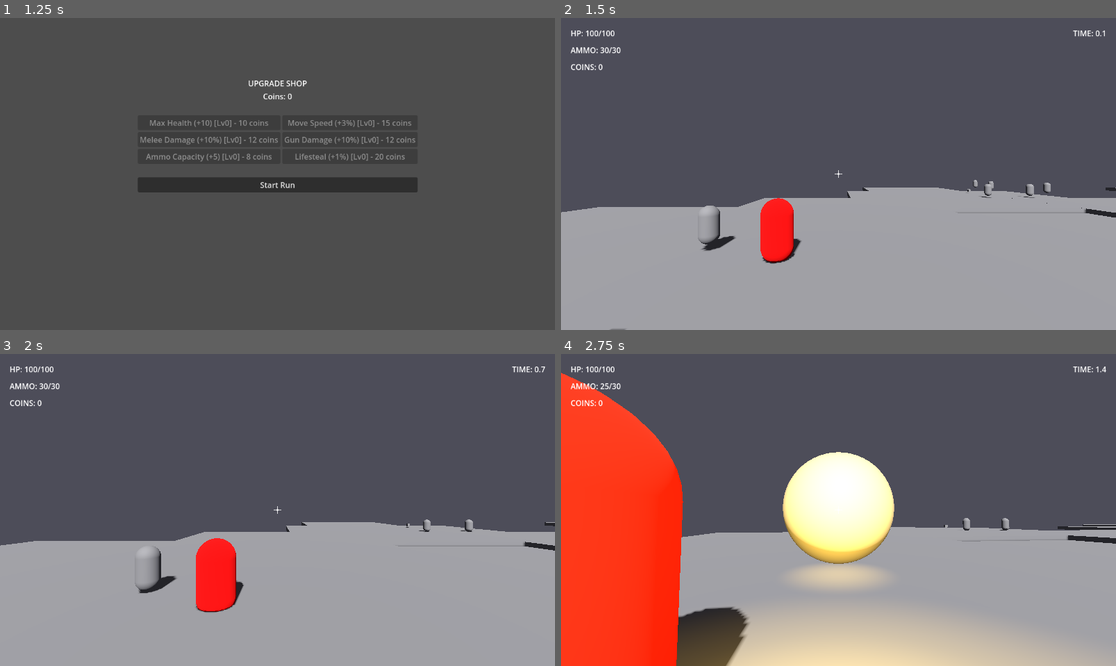
Above: before the commit, frames 1-4 (two rows, left to right).
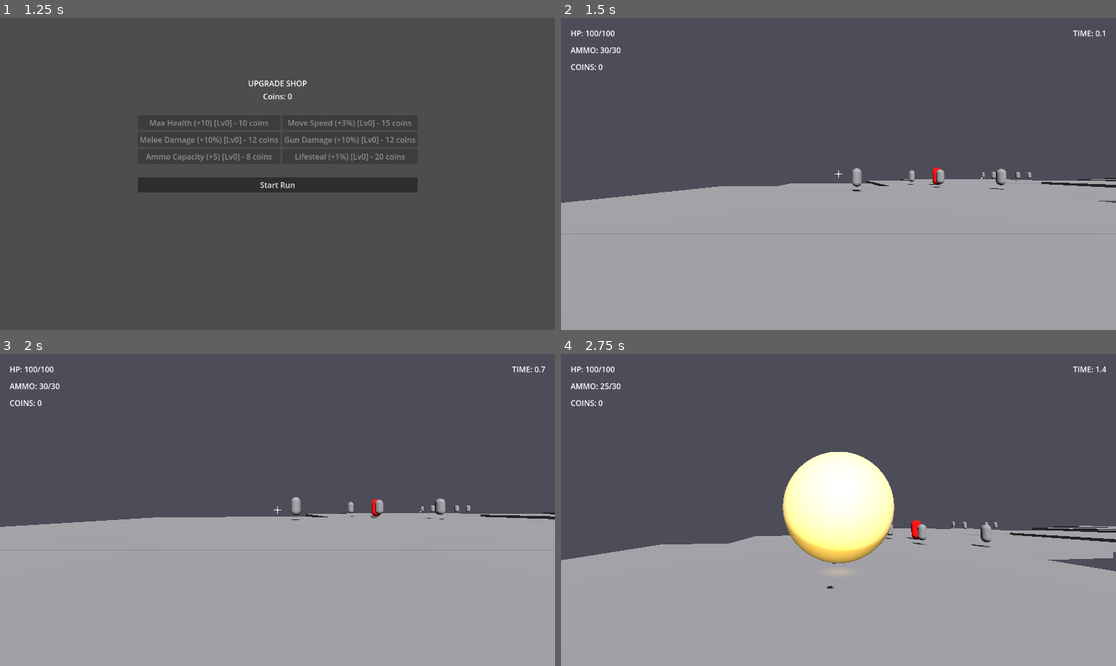
Above: after the commit, the same moments.

Repository: mandlj92/dungeonrunner
Game: Godot game, scene res://scenes/main.tscn
Two runs of this game, one before a commit and one after it. Both use one fixed random seed, a clock stepped at 60 frames per second and the inputs below.
Inputs (mouse positions are in pixels of both pictures, inside the frame that each line leads up to):
- Up to frame 1 (1.25 s): click "New Game" at 0.5 s
- Up to frame 2 (1.5 s): click "Start Run" at 1.25 s
- Up to frame 3 (2 s): no input
- Up to frame 4 (2.75 s): move the mouse to (866, 510) at 2.02 s; press the mouse at (866, 510) at 2.03 s; hold W (move_forward) from 2.03 s (still down); tap Space (jump) at 2.27 s

Frame 1 is identical in both runs. In frame 2, 6.0% of the frame differs, in the area x 0-100%, y 47-100%; in frame 3, 7.6%; in frame 4, 30%, in the area x 0-100%, y 6-100%.

Commit message:
modified:   .godot/editor/HUD.tscn-editstate-74b5c9848938f4eb9ebaf6fab3809318.cfg 	modified:   .godot/editor/Player.tscn-editstate-a4e9bb150591131ae307f440fab940ce.cfg 	modified:   .godot/editor/Room.tscn-editstate-51368421b5d53a73f3ecaf433e52895e.cfg 	modified:   .godot/editor/Room.tscn-folding-51368421b5d53a73f3ecaf433e52895e.cfg 	modified:   .godot/editor/create_recent.Node 	modified:   .godot/editor/editor_layout.cfg 	modified:   .godot/editor/enemy.tscn-editstate-d496fb4024c05fbba0fd73b9befafeea.cfg 	modified:   .godot/editor/main.tscn-editstate-3ad5c15c4f3250da0cc7c1af1770d85f.cfg 	modified:   .godot/editor/run.tscn-editstate-68f5887ca5e38652cc6e8a807e9d37fd.cfg 	modified:   .godot/editor/script_editor_cache.cfg 	modified:   .godot/editor/summary.tscn-editstate-1e0a4bb142fb60fdfb081ea4126d2d1f.cfg 	modified:   project.godot 	modified:   scenes/world/Room.tscn 	modified:   scripts/enemies/enemy.gd 	new file:   scripts/managers/attack_manager.gd 	new file:   scripts/world/room.gd 	modified:   scripts/world/run_controller.gd

Diff:
--- a/project.godot
+++ b/project.godot
@@ -18,6 +18,7 @@
 [autoload]
 
 GameState="*res://scripts/game_state.gd"
+AttackManager="*res://scripts/managers/attack_manager.gd"
 
 [input]
 
--- a/scenes/world/Room.tscn
+++ b/scenes/world/Room.tscn
@@ -1,4 +1,6 @@
-[gd_scene load_steps=3 format=3 uid="uid://cal5s08tp75gd"]
+[gd_scene load_steps=5 format=3 uid="uid://cal5s08tp75gd"]
+
+[ext_resource type="Script" path="res://scripts/world/room.gd" id="1_h5j7f"]
 
 [sub_resource type="BoxMesh" id="BoxMesh_lyhqv"]
 size = Vector3(24, 1, 24)
@@ -6,7 +8,10 @@
 [sub_resource type="BoxShape3D" id="BoxShape3D_ax7oq"]
 size = Vector3(24, 1, 24)
 
+[sub_resource type="BoxShape3D" id="BoxShape3D_7mg4e"]
+
 [node name="Room" type="Node3D"]
+script = ExtResource("1_h5j7f")
 
 [node name="Floor" type="StaticBody3D" parent="."]
 transform = Transform3D(1, 0, 0, 0, 1, 0, 0, 0, 1, 0, -0.5, 0)
@@ -27,3 +32,10 @@
 
 [node name="GridMap" type="GridMap" parent="."]
 cell_size = Vector3(1, 1, 1)
+
+[node name="ActivationZone" type="Area3D" parent="."]
+collision_layer = 8
+
+[node name="CollisionShape3D" type="CollisionShape3D" parent="ActivationZone"]
+transform = Transform3D(24, 0, 0, 0, 3, 0, 0, 0, 24, 0, 0, 0)
+shape = SubResource("BoxShape3D_7mg4e")
--- a/scripts/enemies/enemy.gd
+++ b/scripts/enemies/enemy.gd
@@ -11,6 +11,13 @@
 @export var flash_time := 0.1
 @export var aggro_range := 15.0  # Distance at which enemy starts chasing player
 
+enum State {
+	SLEEPING,
+	CHASING,
+	SURROUNDING,
+	ATTACKING
+}
+
 var health := 30
 var _attack_timer := 0.0
 var _hit_stun_timer := 0.0
@@ -21,7 +28,14 @@
 
 @export var debug_ai := false
 @export var debug_tint := false
+@export var separation_distance := 2.0
+@export var separation_force := 5.0
+
 var _using_fallback := false
+var _state: State = State.SLEEPING
+var _raycast: RayCast3D = null
+var _token_request_timer := 0.0
+const TOKEN_REQUEST_INTERVAL := 0.1
 func _ready() -> void:
 	health = max_health
 	player = get_tree().get_first_node_in_group("player")
@@ -55,66 +69,188 @@
 	agent.target_desired_distance = 0.5
 	agent.max_speed = speed
 
+	# Add to "enemies" group for separation logic
+	add_to_group("enemies")
+
+	# Create raycast for LOS checks (CRITICAL: mask out other enemies!)
+	_raycast = RayCast3D.new()
+	add_child(_raycast)
+	_raycast.enabled = true
+	_raycast.exclude_parent = true
+	_raycast.collision_mask = 0b0101  # Layers 1+3 only (Player+World, NO enemies)
+
+	# Start dormant
+	_state = State.SLEEPING
+	set_physics_process(false)
+
+func wake_up() -> void:
+	if _state != State.SLEEPING:
+		return
+
+	_state = State.CHASING
+	set_physics_process(true)
+
+func go_dormant() -> void:
+	if _state == State.SLEEPING:
+		return
+
+	# Return token if holding one
+	if _state == State.ATTACKING:
+		AttackManager.return_attack(self)
+
+	_state = State.SLEEPING
+	set_physics_process(false)
+
 func _physics_process(delta: float) -> void:
-	# Ensure we have a reference to the player (in case this enemy was
-	# instantiated before the player was added to the scene tree).
+	# Ensure player reference
 	if not player:
 		player = get_tree().get_first_node_in_group("player")
 		if not player:
 			return
+
+	# Update timers
 	_attack_timer = max(0.0, _attack_timer - delta)
 	_hit_stun_timer = max(0.0, _hit_stun_timer - delta)
 
-	# Check distance to player
+	# State machine
+	match _state:
+		State.SLEEPING:
+			# Should not reach here (physics disabled)
+			return
+
+		State.CHASING:
+			_process_chasing(delta)
+
+		State.SURROUNDING:
+			_process_surrounding(delta)
+
+		State.ATTACKING:
+			_process_attacking(delta)
+
+	# Apply gravity and movement
+	velocity.y += -18.0 * delta
+	move_and_slide()
+
+func _process_chasing(delta: float) -> void:
 	var dist = global_transform.origin.distance_to(player.global_transform.origin)
 
-	# Only chase if player is within aggro range
-	if dist <= aggro_range:
-		agent.target_position = player.global_transform.origin
-		var next_pos = agent.get_next_path_position()
-		# If the agent has no valid path (returns zero or is effectively at the
-		# same position), fall back to directly moving toward the player so
-		# enemies still chase even if the navmesh/agent couldn't compute a path.
-		var used_fallback := false
-		if next_pos == Vector3.ZERO or next_pos.distance_to(global_transform.origin) <= 0.05:
-			# NavigationAgent3D returned an unusable next position — fall back
-			next_pos = player.global_transform.origin
-			used_fallback = true
-		# Update debug state and optionally log changes
-		if debug_ai and used_fallback != _using_fallback:
-			_using_fallback = used_fallback
-			if _using_fallback:
-				print("[Enemy] ", name, " using NAV FALLBACK at ", global_transform.origin)
-			else:
-				print("[Enemy] ", name, " using NAV PATH at ", global_transform.origin)
-		# Optionally tint the mesh to visualize fallback usage
-		if debug_tint and mesh and mesh.get_surface_override_material_count() >= 0:
-			if used_fallback:
-				mesh.set_surface_override_material(0, StandardMaterial3D.new().duplicate())
-				mesh.get_surface_override_material(0).albedo_color = Color(1, 0.6, 0.6)
-			else:
-				mesh.set_surface_override_material(0, null)
-		var dir = (next_pos - global_transform.origin)
-		dir.y = 0
-		if dir.length() > 0.05:
-			dir = dir.normalized()
-		var speed_scale := 0.15 if _hit_stun_timer > 0.0 else 1.0
-		velocity.x = dir.x * speed * speed_scale
-		velocity.z = dir.z * speed * speed_scale
-	else:
-		# Stand still when player is out of range
+	# Check aggro range
+	if dist > aggro_range:
 		velocity.x = 0
 		velocity.z = 0
-
-	velocity.y += -18.0 * delta
-	move_and_slide()
-
-	# attack only if in range
-	if dist <= attack_range and _attack_timer <= 0.0:
-		_attack_timer = attack_cooldown
+		return
+
+	# Raycast LOS check
+	_raycast.target_position = player.global_transform.origin - global_transform.origin
+	_raycast.force_raycast_update()
+
+	var has_los := false
+	if _raycast.is_colliding():
+		var hit = _raycast.get_collider()
+		if hit and hit.is_in_group("player"):
+			has_los = true
+	else:
+		has_los = true
+
+	# Choose movement strategy
+	var target_pos: Vector3
+	if has_los:
+		# Direct movement
+		target_pos = player.global_transform.origin
+	else:
+		# Use navigation
+		agent.target_position = player.global_transform.origin
+		target_pos = agent.get_next_path_position()
+
+		# Fallback if navigation fails
+		if target_pos == Vector3.ZERO or target_pos.distance_to(global_transform.origin) <= 0.05:
+			target_pos = player.global_transform.origin
+
+	# Calculate movement
+	var dir = (target_pos - global_transform.origin)
+	dir.y = 0
+	if dir.length() > 0.05:
+		dir = dir.normalized()
+
+	var speed_scale := 0.15 if _hit_stun_timer > 0.0 else 1.0
+	velocity.x = dir.x * speed * speed_scale
+	velocity.z = dir.z * speed * speed_scale
+
+	# Transition to SURROUNDING if in range
+	if dist <= attack_range:
+		_state = State.SURROUNDING
+		_token_request_timer = 0.0
+
+func _process_surrounding(delta: float) -> void:
+	var dist = global_transform.origin.distance_to(player.global_transform.origin)
+
+	# Check if player moved away
+	if dist > attack_range * 1.5:
+		_state = State.CHASING
+		return
+
+	# Request token periodically
+	_token_request_timer -= delta
+	if _token_request_timer <= 0.0:
+		_token_request_timer = TOKEN_REQUEST_INTERVAL
+		if AttackManager.request_attack(self):
+			_state = State.ATTACKING
+			_attack_timer = attack_cooldown
+			return
+
+	# Calculate separation from nearby enemies
+	var separation := Vector3.ZERO
+	var nearby_enemies = get_tree().get_nodes_in_group("enemies")
+	for enemy in nearby_enemies:
+		if enemy == self or not is_instance_valid(enemy):
+			continue
+
+		var to_enemy = enemy.global_transform.origin - global_transform.origin
+		to_enemy.y = 0
+		var dist_to_enemy = to_enemy.length()
+
+		if dist_to_enemy < separation_distance and dist_to_enemy > 0.01:
+			var repulsion = -to_enemy.normalized() / dist_to_enemy
+			separation += repulsion * separation_force
+
+	# Continue pathfinding toward player
+	agent.target_position = player.global_transform.origin
+	var nav_target = agent.get_next_path_position()
+	if nav_target == Vector3.ZERO or nav_target.distance_to(global_transform.origin) <= 0.05:
+		nav_target = player.global_transform.origin
+
+	var nav_dir = (nav_target - global_transform.origin)
+	nav_dir.y = 0
+	if nav_dir.length() > 0.05:
+		nav_dir = nav_dir.normalized()
+
+	# Blend navigation + separation
+	var final_dir = (nav_dir + separation).normalized()
+
+	velocity.x = final_dir.x * speed * 0.5  # Slower while surrounding
+	velocity.z = final_dir.z * speed * 0.5
+
+func _process_attacking(delta: float) -> void:
+	# Execute attack when timer ready
+	if _attack_timer <= 0.0:
 		if player.has_method("take_damage"):
 			var hit_dir = (player.global_transform.origin - global_transform.origin).normalized()
 			player.take_damage(damage, hit_dir)
+
+		_attack_timer = attack_cooldown
+
+	# Wait for cooldown
+	if _attack_timer <= delta:  # About to finish
+		# Return token
+		AttackManager.return_attack(self)
+
+		# Check distance for next state
+		var dist = global_transform.origin.distance_to(player.global_transform.origin)
+		if dist <= attack_range:
+			_state = State.SURROUNDING
+			_token_request_timer = 0.0
+		else:
+			_state = State.CHASING
 
 func take_damage(amount:int, hit_dir: Vector3 = Vector3.ZERO) -> int:
 	var applied: int = min(amount, health)
@@ -253,6 +389,10 @@
 	tween.tween_callback(label.queue_free)
 
 func _die() -> void:
+	# Return token if holding one
+	if _state == State.ATTACKING:
+		AttackManager.return_attack(self)
+
 	# Disable collision
 	if $CollisionShape3D:
 		$CollisionShape3D.disabled = true
--- /dev/null
+++ b/scripts/managers/attack_manager.gd
@@ -0,0 +1,30 @@
+extends Node
+
+@export var max_tokens := 2
+
+var _active_attackers: Dictionary = {}
+var _token_count := 0
+
+func request_attack(enemy: Node) -> bool:
+	if _active_attackers.has(enemy):
+		return true
+
+	if _token_count < max_tokens:
+		_active_attackers[enemy] = true
+		_token_count += 1
+		return true
+
+	return false
+
+func return_attack(enemy: Node) -> void:
+	if _active_attackers.has(enemy):
+		_active_attackers.erase(enemy)
+		_token_count -= 1
+		_token_count = max(_token_count, 0)
+
+func _ready() -> void:
+	get_tree().node_removed.connect(_on_node_removed)
+
+func _on_node_removed(node: Node) -> void:
+	if _active_attackers.has(node):
+		return_attack(node)
--- /dev/null
+++ b/scripts/world/room.gd
@@ -0,0 +1,58 @@
+extends Node3D
+
+var _activation_zone: Area3D = null
+var _is_active := false
+var _children_with_wakeup: Array[Node] = []
+var _children_with_dormant: Array[Node] = []
+
+func _ready() -> void:
+	_activation_zone = _find_activation_zone()
+
+	if _activation_zone:
+		_activation_zone.body_entered.connect(_on_activation_entered)
+		_activation_zone.body_exited.connect(_on_activation_exited)
+	else:
+		push_warning("Room '%s' has no ActivationZone child!" % name)
+
+	_cache_child_methods()
+
+func _find_activation_zone() -> Area3D:
+	for child in get_children():
+		if child.name == "ActivationZone" and child is Area3D:
+			return child
+	return null
+
+func _cache_child_methods() -> void:
+	for child in get_children():
+		if child.has_method("wake_up"):
+			_children_with_wakeup.append(child)
+		if child.has_method("go_dormant"):
+			_children_with_dormant.append(child)
+
+func _on_activation_entered(body: Node3D) -> void:
+	if body.is_in_group("player"):
+		_activate_room()
+
+func _on_activation_exited(body: Node3D) -> void:
+	if body.is_in_group("player"):
+		_deactivate_room()
+
+func _activate_room() -> void:
+	if _is_active:
+		return
+
+	_is_active = true
+
+	for child in _children_with_wakeup:
+		if is_instance_valid(child):
+			child.wake_up()
+
+func _deactivate_room() -> void:
+	if not _is_active:
+		return
+
+	_is_active = false
+
+	for child in _children_with_dormant:
+		if is_instance_valid(child):
+			child.go_dormant()
--- a/scripts/world/run_controller.gd
+++ b/scripts/world/run_controller.gd
@@ -54,7 +54,7 @@
 				var enemy_chance = min(0.8 + (GameState.dungeon_level - 1) * 0.05, 1.0)
 				if randf() < enemy_chance:
 					var e = enemy_scene.instantiate()
-					add_child(e)
+					room.add_child(e)
 
 					# Pick random valid floor position
 					var spawn_pos: Vector3 = valid_floors[randi() % valid_floors.size()]
